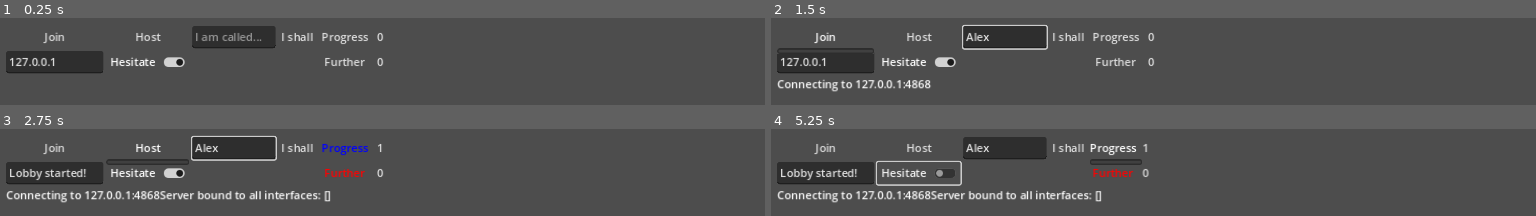
Above: before the commit, frames 1-4 (two rows, left to right).
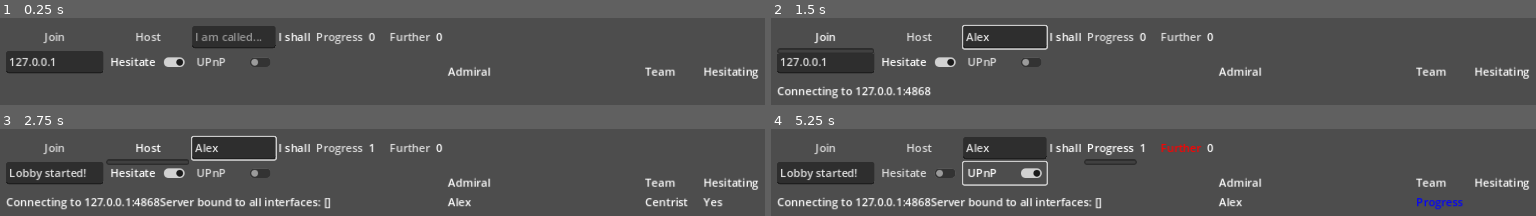
Above: after the commit, the same moments.

Repository: ramla/MultiDoggof
Game: Godot game, scene res://main.tscn
Same seed, same stepped clock (60 frames per second), same inputs: the game is played once before the commit and once after it.
Inputs (mouse positions are in pixels of both pictures, inside the frame that each line leads up to):
- Up to frame 1 (0.25 s): no input
- Up to frame 2 (1.5 s): click (1008, 37) at 0.52 s; type "Alex" at 0.6 s; click "Join" at 1.25 s
- Up to frame 3 (2.75 s): click "Host" at 2 s
- Up to frame 4 (5.25 s): click "Hesitate" at 2.75 s; click (1069, 148) at 3.5 s, where only the run before the commit has a clickable "I shall"; click (1008, 173) at 4.25 s, where only the run after the commit has a clickable "UPnP"; click "Progress" at 5 s

The runs differ from the first frame. In frame 1, 2.8% of the frame differs, in the area x 25-100%, y 17-71%; in frame 2, 4.9%; in frame 3, 8.1%; in frame 4, 9.1%, in the area x 0-100%, y 17-94%.

Commit message:
implemented lobby player list etc

Diff:
--- a/admiral.gd
+++ b/admiral.gd
@@ -43,7 +43,6 @@
 var in_line_of_sight = false
 
 var timer_scene = preload("res://fog_of_war_timer.tscn")
-var fow_timer_instantiated = timer_scene.instantiate()
 var fog_of_war_timers: Dictionary = {}
 var ghost_scene = preload("res://ghost.tscn")
 
@@ -220,6 +219,7 @@
 	if entity_id != spotted_entity_id:
 		admirals[spotted_entity_id].show()
 		if !fog_of_war_timers.has(spotted_entity_id):
+			var fow_timer_instantiated = timer_scene.instantiate()
 			add_child(fow_timer_instantiated)
 			fog_of_war_timers[spotted_entity_id] = fow_timer_instantiated
 			fog_of_war_timers[spotted_entity_id].init(spotted_entity_id)
@@ -250,7 +250,6 @@
 		fog_of_war_timers[spotted_entity_id].stop()
 	admirals[spotted_entity_id].show()
 	admirals[spotted_entity_id].in_line_of_sight = true
-	#TODO: save direction & speed for ghost estimate?
 
 func _on_view_distance_body_exited(body):
 	var spotted_entity_id = body.entity_id
@@ -273,33 +272,35 @@
 		attack_mission.area.set_deferred("disabled", true) #call_deferred jtnjtn warn/err
 		deal_damage.rpc(spotted_entity_id)
 	#if !admirals[spotted_entity_id].blue:
-		use_munitions()
+	use_munitions()
 
 func use_munitions():
 	munitions -= 1
 	munitions_used.emit()
 
-@rpc("any_peer", "call_local")
+@rpc("any_peer", "call_local", "reliable")
 func deal_damage(in_id):
 	if in_id == local_id:
 		health -= 1 #tämä vie etäpäältä hiparia
 		damage_taken.emit()
+		admirals[in_id].cprint("taking damage @ local_id ", local_id, ". Health is now ", health)
 		if health <= 0:
 			destroy(in_id) #tämä tappaa etämiehen
 	else:
+		#korvaa rpc helapoisto metodil?
 		admirals[in_id].health -= 1
 		if admirals[in_id].health <= 0:
 			admirals[in_id].destroy(in_id) #tämä tappaa lokaalin proxyn
-	admirals[in_id].cprint("taking damage with in_id ", in_id, " @ local_id ", local_id, " from ", entity_id, ". Health is now ", health)
+		admirals[in_id].cprint("taking damage with in_id ", in_id, " @ local_id ", local_id, " from ", entity_id, ". Health is now ", health)
 
 @rpc("any_peer", "call_local")
 func destroy(destroyed_id):
-	if destroyed_id == local_id:
-		admirals[destroyed_id].is_destroyed = true
-		admirals[destroyed_id].set_visual()
-		admirals[destroyed_id].max_speed = admirals[destroyed_id].min_speed
-	else:
-		is_destroyed = true
-		set_visual()
-		max_speed = min_speed
+	#if destroyed_id == local_id:
+	admirals[destroyed_id].is_destroyed = true
+	admirals[destroyed_id].set_visual()
+	admirals[destroyed_id].max_speed = admirals[destroyed_id].min_speed
+	#else:
+	#	is_destroyed = true
+	#	set_visual()
+	#	max_speed = min_speed
 	cprint("!!!!! ", destroyed_id, " has been incapacitated!")
--- a/admiral.tscn
+++ b/admiral.tscn
@@ -35,6 +35,9 @@
 properties/7/path = NodePath("ReconMission:scale")
 properties/7/spawn = true
 properties/7/replication_mode = 1
+properties/8/path = NodePath("ColorRect:auto_translate")
+properties/8/spawn = true
+properties/8/replication_mode = 2
 
 [node name="Admiral" type="CharacterBody2D" groups=["Player"]]
 collision_layer = 0
@@ -60,3 +63,11 @@
 
 [node name="MultiplayerSynchronizer" type="MultiplayerSynchronizer" parent="."]
 replication_config = SubResource("SceneReplicationConfig_aiu2a")
+
+[node name="ColorRect" type="ColorRect" parent="."]
+visible = false
+offset_left = 6.0
+offset_top = -47.0
+offset_right = 46.0
+offset_bottom = -7.0
+color = Color(0.396078, 1, 0.376471, 1)
--- a/game.gd
+++ b/game.gd
@@ -51,8 +51,9 @@
 		admirals[id] = admiral_instance
 
 func handle_disconnected_player(id):
-	#if running:
-	$Admirals.remove_child(admirals[id])
+	if running:
+		$Admirals.remove_child(admirals[id])
+	get_owner().playerbase.erase(id)
 
 func _on_postround_end():
 	running = false
--- a/hud.tscn
+++ b/hud.tscn
@@ -49,7 +49,6 @@
 [node name="AttackIcon" type="Sprite2D" parent="."]
 position = Vector2(586, 0)
 scale = Vector2(2, 2)
-texture = null
 offset = Vector2(0, 16)
 
 [node name="Label" type="Label" parent="AttackIcon"]
@@ -136,9 +135,7 @@
 theme_override_colors/font_color = Color(1, 1, 1, 1)
 theme_override_font_sizes/font_size = 12
 text = "16000"
-visible_characters = 8
 visible_characters_behavior = 1
-visible_ratio = 1.33333
 
 [node name="FuelOilConsumptionLabel" type="Label" parent="GridContainer4/GridContainer4"]
 layout_mode = 2
--- /dev/null
+++ b/lobby_player.gd
@@ -0,0 +1,57 @@
+extends HBoxContainer
+var blue = Color(1,1,1,1)
+var red = Color(1,1,1,1)
+var game_settings = Overseer.game_settings
+var team = 0
+
+func _ready():
+	game_settings = Overseer.game_settings
+	blue = game_settings["blue"]
+	red = game_settings["red"]
+
+func update(in_playername, in_ready, in_team, in_local_team):
+	$Playername.text = str(in_playername)
+	team = in_team
+	if in_ready:
+		$Hesitating.text = ""
+	else:
+		$Hesitating.text = "Yes"
+	if in_team == 0:
+		$Team.text = "Centrist"
+		$Team["theme_override_colors/font_color"] = Color(1,1,1,1)
+	elif in_team == -1:
+		$Team.text = "Progress"
+		if in_local_team == -1:
+			$Team["theme_override_colors/font_color"] = blue
+		if in_local_team == 1:
+			$Team["theme_override_colors/font_color"] = red
+	elif in_team == 1:
+		$Team.text = "Further"
+		if in_local_team == -1:
+			$Team["theme_override_colors/font_color"] = blue
+		if in_local_team == 1:
+			$Team["theme_override_colors/font_color"] = red
+	else:
+		$Team.text = "WTF"
+
+func refresh_team_color(in_local_team):
+	if in_local_team == 0:
+		$Team.text = "Centrist"
+		$Team["theme_override_colors/font_color"] = Color(1,1,1,1)
+	elif team == -1:
+		$Team.text = "Progress"
+		if in_local_team == -1:
+			$Team["theme_override_colors/font_color"] = blue
+		if in_local_team == 1:
+			$Team["theme_override_colors/font_color"] = red
+	elif team == 1:
+		$Team.text = "Further"
+		if in_local_team == -1:
+			$Team["theme_override_colors/font_color"] = blue
+		if in_local_team == 1:
+			$Team["theme_override_colors/font_color"] = red
+	else:
+		$Team.text = "WTF"
+
+func _process(_delta):
+	pass
--- /dev/null
+++ b/lobby_player.tscn
@@ -0,0 +1,19 @@
+[gd_scene load_steps=2 format=3 uid="uid://ml5qsjxn62ee"]
+
+[ext_resource type="Script" path="res://lobby_player.gd" id="1_aewsn"]
+
+[node name="LobbyPlayer" type="HBoxContainer"]
+offset_right = 11.0
+offset_bottom = 23.0
+script = ExtResource("1_aewsn")
+
+[node name="Playername" type="Label" parent="."]
+custom_minimum_size = Vector2(280, 0)
+layout_mode = 2
+
+[node name="Team" type="Label" parent="."]
+custom_minimum_size = Vector2(80, 0)
+layout_mode = 2
+
+[node name="Hesitating" type="Label" parent="."]
+layout_mode = 2
--- a/main.gd
+++ b/main.gd
@@ -3,6 +3,8 @@
 
 var server = preload("res://server.tscn")
 var serverinstance = server.instantiate()
+var lobby_player = preload("res://lobby_player.tscn")
+var lobby_players = {}
 
 var local_id = 0
 var local_osid = OS.get_unique_id()
@@ -18,6 +20,7 @@
 var game_settings = Overseer.game_settings
 var port = game_settings["port"]
 var default_team = 0
+var upnp = false
 var hosting = false
 var launched = false
 var all_ready = false
@@ -39,12 +42,17 @@
 	multiplayer.server_disconnected.connect(_on_server_disconnected)
 	serverinstance.connect("player_disconnected", _on_player_disconnected)
 	serverinstance.connect("put_infoboxline", _on_put_infoboxline)
+
+	%UPnPButton.connect("toggled", _on_upnp_button_toggled)
+	%ProgressButton.connect("button_down", _on_team_select_progress)
+	%FurtherButton.connect("button_down", _on_team_select_further)
+
 	if Overseer.debug["pace_up"]:
 		game_settings["admiral"]["max_speed"] = 2 * game_settings["admiral"]["max_speed"]
 		game_settings["admiral"]["fog_of_war_speed"] = game_settings["admiral"]["fog_of_war_speed"] / 2
-	ticktimer.connect("timeout", _on_tick)
-	ticktimer.wait_time = 60
-	add_child(ticktimer)
+	#ticktimer.connect("timeout", _on_tick)
+	#ticktimer.wait_time = 60
+	#add_child(ticktimer)
 	#ticktimer.start()
 
 func _process(_delta):
@@ -73,7 +81,7 @@
 	if !launched && all_ready && all_in_team && team1_count >= 1 && team2_count >= 1:
 		launch(game_settings, playerbase)
 		launched = true
-		ticktimer.start()
+		#ticktimer.start()
 
 func _on_put_infoboxline(blurt):
 	infobox.text += blurt
@@ -86,7 +94,7 @@
 	if Overseer.debug["quick_launch"]:
 		local_team = 1
 		local_ready = true
-	announce_player.rpc_id(1, local_id, local_osid, namebox.text, local_ready, local_team)
+	announce_player.rpc_id(1, local_id, local_osid, namebox["text"], local_ready, local_team)
 	infobox.text += "\nJoined lobby"
 
 func _on_server_disconnected():
@@ -96,7 +104,6 @@
 func _on_player_disconnected(id):
 	infobox.text += "Player id " + str(id) + "disconnected from server"
 	$Game.handle_disconnected_player(id)
-	pass
 
 func _on_host_buttonpress():
 	if not hosting:
@@ -107,7 +114,7 @@
 		addressbox.text = "Lobby started!"
 		infobox.text += "Server bound to all interfaces: " + str(IP.get_local_addresses())
 		hosting = true
-		local_playername = namebox.text
+		local_playername = namebox["text"]
 		if local_playername == null:
 			local_playername = "Hostcuck"
 		local_id = multiplayer.get_unique_id()
@@ -131,7 +138,7 @@
 	peer.create_client(addressbox.text, port)
 	multiplayer.multiplayer_peer = peer
 	local_id = multiplayer.get_unique_id()
-	print("created client, multiplayer.is_server() returns ",multiplayer.is_server())
+	#print("created client, multiplayer.is_server() returns ",multiplayer.is_server())
 
 func launch(new_game_settings, new_playerbase):
 	$Game.reset(new_game_settings, new_playerbase, local_team, local_id)
@@ -144,22 +151,40 @@
 	$Menu.show()
 
 @rpc("any_peer")
-func announce_player(multi_id, os_id, playername, is_ready: bool = false, team: int = get_team_least_players()):
+func announce_player(in_multi_id, in_os_id, in_playername, in_is_ready: bool = false, in_team: int = get_team_least_players()):
+	var playername
 	if Overseer.debug["quick_launch"]:
-		is_ready = true
-	if playername == "":
-		playername = "Landcuck " + str(multi_id)
-	update_player(multi_id,os_id,playername.left(16),is_ready,team)
+		in_is_ready = true
+	if in_playername == "":
+		if in_multi_id != 1: playername = "Landcuck " + str(in_multi_id)
+		else: playername = "Hostcuck"
+	else: playername = in_playername
+	playername = playername.left(16)
+	if in_multi_id == local_id:
+		in_team = local_team
+	update_player(in_multi_id,in_os_id,playername,in_is_ready,in_team)
+	#print(local_id, " updated player ", in_multi_id, " ", playername.left(16), " ", in_team)
 
 	if hosting:
 		for pl_id in playerbase:
 			var player = playerbase[pl_id]
 			announce_player.rpc(pl_id, player["os_id"], player["playername"], player["is_ready"], player["team"])
-			print("announced multi_id: ", multi_id, " == ", pl_id, " ", player["playername"], " ", player["os_id"], " ", player["is_ready"], " ", player["team"])
-
-func update_player(multi_id, os_id, playername, is_ready = false, team = get_team_least_players()):
-	if playername == "":
-		playername = "Hostcuck"
+			#print("announced multi_id: ", in_multi_id, " == ", pl_id, " ", player["playername"], " ", player["os_id"], " ", player["is_ready"], " ", player["team"])
+
+func update_player(in_multi_id, in_os_id, in_playername, in_is_ready = false, in_team = get_team_least_players()):
+	if in_playername == "" && hosting:
+		in_playername = "Hostcuck"
+
+	if in_team == 0:
+		in_team = get_team_least_players()
+
+	if not in_multi_id in playerbase:
+		var new_lobby_player = lobby_player.instantiate()
+		%PlayerList.add_child(new_lobby_player)
+		lobby_players[in_multi_id] = new_lobby_player
+	lobby_players[in_multi_id].update(in_playername, in_is_ready, in_team, local_team)
+	for id in lobby_players:
+		lobby_players[id].refresh_team_color(local_team)
 
 	#tarvii for id in playerbase
 	#if playerbase[os_id].get("playername",0) == playername:
@@ -169,16 +194,16 @@
 		#var new = {"playername" = playername, "os_id" = os_id, "ready" = ready, "team" = team}
 		#playerbase[multi_id].update(new)
 
-	playerbase[multi_id] = {
-		"os_id" = os_id,
-		"playername" = playername,
-		"is_ready" = is_ready,
-		"team" = team
+	playerbase[in_multi_id] = {
+		"os_id" = in_os_id,
+		"playername" = in_playername,
+		"is_ready" = in_is_ready,
+		"team" = in_team
 		}
-	#
-#@rpc("any_peer")
-#func announce_message(multi_id, message):
-	#pass
+
+@rpc("any_peer")
+func announce_message(multi_id, message):
+	infobox.text += playerbase[multi_id]["playername"] + ": " + str(message)
 
 func get_team_least_players():
 	var teamdelta = 0
@@ -193,10 +218,13 @@
 		print("default_team = ", default_team)
 	return default_team
 
-func _on_tick():
-	tick += 1
-	print("tick ", tick)
+#func _on_tick():
+	#tick += 1
+	#print("tick ", tick)
 	#print(": lobbyists @ ", local_id, ": ", playerbase)
+
+func _on_upnp_button_toggled(toggle_position):
+	upnp = toggle_position
 
 func _on_ready_button_toggled(toggle_position):
 	local_ready = !toggle_position
@@ -205,10 +233,22 @@
 	else:
 		announce_player.rpc_id(1, local_id, local_osid, namebox.text, local_ready, local_team)
 
-func _on_team_select(team):
-	local_team = team
+func _on_team_select_progress():
+	local_team = -1
 	local_playername = namebox.text
 	if hosting:
-		announce_player(local_id, local_osid, local_playername, local_ready, local_team)
-	else:
-		announce_player.rpc_id(1, local_id, local_osid, local_playername, local_ready, local_team)
+		announce_player(local_id, local_osid, namebox.text, local_ready, local_team)
+		#print(local_id, " announced player ", local_id, " ", namebox.text, " ", local_team, "progressbutton")
+	else:
+		announce_player.rpc_id(1, local_id, local_osid, namebox.text, local_ready, local_team)
+		#print("host announced player ", local_id, " ", namebox.text, " ", local_team, "progressbutton")
+
+func _on_team_select_further():
+	local_team = 1
+	local_playername = namebox.text
+	if hosting:
+		announce_player(local_id, local_osid, namebox.text, local_ready, local_team)
+		#print(local_id, " announced player ", local_id, " ", namebox.text, " ", local_team, "furtherbutton")
+	else:
+		announce_player.rpc_id(1, local_id, local_osid, namebox.text, local_ready, local_team)
+		#print("host announced player ", local_id, " ", namebox.text, " ", local_team, "furtherbutton")
--- a/main.tscn
+++ b/main.tscn
@@ -1,9 +1,7 @@
-[gd_scene load_steps=4 format=3 uid="uid://ktlxrpr5syea"]
+[gd_scene load_steps=3 format=3 uid="uid://ktlxrpr5syea"]
 
 [ext_resource type="Script" path="res://main.gd" id="1_v1c2x"]
 [ext_resource type="PackedScene" uid="uid://dq02d7ku86vxp" path="res://game.tscn" id="2_c63ru"]
-
-[sub_resource type="StyleBoxFlat" id="StyleBoxFlat_yy1td"]
 
 [node name="Main" type="Control"]
 layout_mode = 3
@@ -17,15 +15,16 @@
 layout_mode = 0
 offset_left = 29.0
 offset_top = 29.0
-offset_right = 629.0
-offset_bottom = 278.0
+offset_right = 1121.0
+offset_bottom = 629.0
 
 [node name="GridContainer" type="GridContainer" parent="Menu"]
 layout_mode = 2
+columns = 2
 
 [node name="GridContainer2" type="GridContainer" parent="Menu/GridContainer"]
 layout_mode = 2
-columns = 2
+columns = 3
 
 [node name="GridContainer" type="GridContainer" parent="Menu/GridContainer/GridContainer2"]
 layout_mode = 2
@@ -47,6 +46,7 @@
 layout_mode = 2
 placeholder_text = "I am called..."
 max_length = 16
+caret_blink = true
 
 [node name="AddressTextBox" type="LineEdit" parent="Menu/GridContainer/GridContainer2/GridContainer"]
 unique_name_in_owner = true
@@ -61,23 +61,28 @@
 button_pressed = true
 text = "Hesitate"
 
+[node name="UPnPButton" type="CheckButton" parent="Menu/GridContainer/GridContainer2/GridContainer"]
+unique_name_in_owner = true
+layout_mode = 2
+tooltip_text = "Not needed for LAN play. Causes delay if unavailable."
+text = "UPnP"
+
 [node name="GridContainer2" type="GridContainer" parent="Menu/GridContainer/GridContainer2"]
 custom_minimum_size = Vector2(240, 0)
 layout_mode = 2
 size_flags_horizontal = 3
-columns = 3
+columns = 6
 
-[node name="MenuButton" type="MenuButton" parent="Menu/GridContainer/GridContainer2/GridContainer2"]
+[node name="MenuButton" type="Label" parent="Menu/GridContainer/GridContainer2/GridContainer2"]
 layout_mode = 2
 text = "I shall"
 
 [node name="ProgressButton" type="MenuButton" parent="Menu/GridContainer/GridContainer2/GridContainer2"]
 unique_name_in_owner = true
 layout_mode = 2
-theme_override_styles/pressed = SubResource("StyleBoxFlat_yy1td")
 text = "Progress"
 
-[node name="PlayerCount1" type="MenuButton" parent="Menu/GridContainer/GridContainer2/GridContainer2"]
+[node name="PlayerCount1" type="Label" parent="Menu/GridContainer/GridContainer2/GridContainer2"]
 unique_name_in_owner = true
 layout_mode = 2
 text = "0"
@@ -90,18 +95,51 @@
 layout_mode = 2
 text = "Further"
 
-[node name="PlayerCount2" type="MenuButton" parent="Menu/GridContainer/GridContainer2/GridContainer2"]
+[node name="PlayerCount2" type="Label" parent="Menu/GridContainer/GridContainer2/GridContainer2"]
 unique_name_in_owner = true
 layout_mode = 2
 text = "0"
+
+[node name="PlayerListTitleBox" type="GridContainer" parent="Menu/GridContainer"]
+layout_mode = 2
+columns = 7
+
+[node name="VBoxContainer" type="VBoxContainer" parent="Menu/GridContainer/PlayerListTitleBox"]
+layout_mode = 2
+
+[node name="Label" type="Label" parent="Menu/GridContainer/PlayerListTitleBox/VBoxContainer"]
+layout_mode = 2
+
+[node name="Label2" type="Label" parent="Menu/GridContainer/PlayerListTitleBox/VBoxContainer"]
+layout_mode = 2
+
+[node name="HBoxContainer" type="HBoxContainer" parent="Menu/GridContainer/PlayerListTitleBox/VBoxContainer"]
+layout_mode = 2
+
+[node name="AdmiralLabel" type="Label" parent="Menu/GridContainer/PlayerListTitleBox/VBoxContainer/HBoxContainer"]
+custom_minimum_size = Vector2(280, 0)
+layout_mode = 2
+text = "Admiral"
+
+[node name="TeamLabel" type="Label" parent="Menu/GridContainer/PlayerListTitleBox/VBoxContainer/HBoxContainer"]
+custom_minimum_size = Vector2(80, 0)
+layout_mode = 2
+text = "Team"
+
+[node name="HesitatingLabel" type="Label" parent="Menu/GridContainer/PlayerListTitleBox/VBoxContainer/HBoxContainer"]
+layout_mode = 2
+text = "Hesitating
+"
 
 [node name="Infobox" type="RichTextLabel" parent="Menu/GridContainer"]
 unique_name_in_owner = true
 custom_minimum_size = Vector2(400, 530)
 layout_mode = 2
 
+[node name="PlayerList" type="GridContainer" parent="Menu/GridContainer"]
+unique_name_in_owner = true
+layout_mode = 2
+
 [connection signal="button_up" from="Menu/GridContainer/GridContainer2/GridContainer/JoinButton" to="." method="_on_join_buttonpress"]
 [connection signal="button_up" from="Menu/GridContainer/GridContainer2/GridContainer/HostButton" to="." method="_on_host_buttonpress"]
 [connection signal="toggled" from="Menu/GridContainer/GridContainer2/GridContainer/ReadyButton" to="." method="_on_ready_button_toggled"]
-[connection signal="button_up" from="Menu/GridContainer/GridContainer2/GridContainer2/ProgressButton" to="." method="_on_team_select" binds= [-1]]
-[connection signal="button_up" from="Menu/GridContainer/GridContainer2/GridContainer2/FurtherButton" to="." method="_on_team_select" binds= [1]]
--- a/overseer.gd
+++ b/overseer.gd
@@ -1,14 +1,12 @@
 
 extends Node
 
-#TODO: lataa tiedostosta
-#TODO: tallenna tiedostoon jos serveri
+var debug = {
+	"quick_launch" = false, #to quickly launch a game from two instances
+	"wallhack" = false, #not tested since fixing most of fog of war
+	"pace_up" = false, #doubles some speeds
+	}
 
-var debug = {
-	"quick_launch" = true, #to quickly launch a game from two instances
-	"wallhack" = false,
-	"pace_up" = false,
-	}
 var game_settings = {
 	"pre_round_length" = 5,
 	"round_length" = 15,
@@ -29,12 +27,12 @@
 			"recon_cooldown" = 1,
 			"recon_wings" = 2,
 			"recon_fuel" = 25,
-			"attack_cooldown" = 0, #4
+			"attack_cooldown" = 1, #4
 			"attack_wings" = 2,
 			"attack_fuel" = 100,
 			"health" = 3,
 			"fuel_oil" = 20000,
-			"munitions" = 5,
+			"munitions" = 10,
 			"aviation_fuel" = 1500,
 			"fuel_oil_consumption_multiplier" = 1,
 			"fuel_oil_consumption_idle" = 10,
--- a/recon_mission.tscn
+++ b/recon_mission.tscn
@@ -57,7 +57,6 @@
 
 [node name="Sprite2D" type="Sprite2D" parent="Area"]
 position = Vector2(58, 0)
-texture = null
 
 [node name="MissionTimer" type="Timer" parent="."]
 wait_time = 1.015
--- a/server.gd
+++ b/server.gd
@@ -10,20 +10,18 @@
 func _ready():
 	multiplayer.peer_connected.connect(peer_connected)
 	multiplayer.peer_disconnected.connect(peer_disconnected)
-	print("OS.get_name()", OS.get_name())
-	print("OS.get_unique_id(): ", OS.get_unique_id())
-	#TODO: palauta käyttöön tarvittaessa! toimii myös linux muttei kaikis bokseis. oletuksena pois päält?
-	#upnp_setup() #toimiskoha
+
+	upnp_setup()
 
 	peer.create_server(port, max_clients)
 	multiplayer.multiplayer_peer = peer
 
 func upnp_setup():
-	var upnp = UPNP.new()
-	upnp.discover()
-	upnp.add_port_mapping(port)
-	put_infoboxline.emit("Server IP: " + upnp.query_external_address())
-	print("ok?")
+	if get_parent().upnp:
+		var upnp = UPNP.new()
+		upnp.discover()
+		upnp.add_port_mapping(port)
+		put_infoboxline.emit("External IP: " + upnp.query_external_address())
 
 func peer_connected(id):
 	print("Client connected: ", id)
@@ -31,13 +29,10 @@
 
 func peer_disconnected(id):
 	player_disconnected.emit(id)
-	#TODO: $Game.retire_admiral(id)
 	print("Client disconnected: ", id)
 	put_infoboxline.emit("Client disconnected: " + str(id))
 
 func terminate():
 	print("Terminating server")
 	put_infoboxline.emit("Terminating server")
-	#TODO: disconnect/inform clients before terminating
-
 	peer.close()
